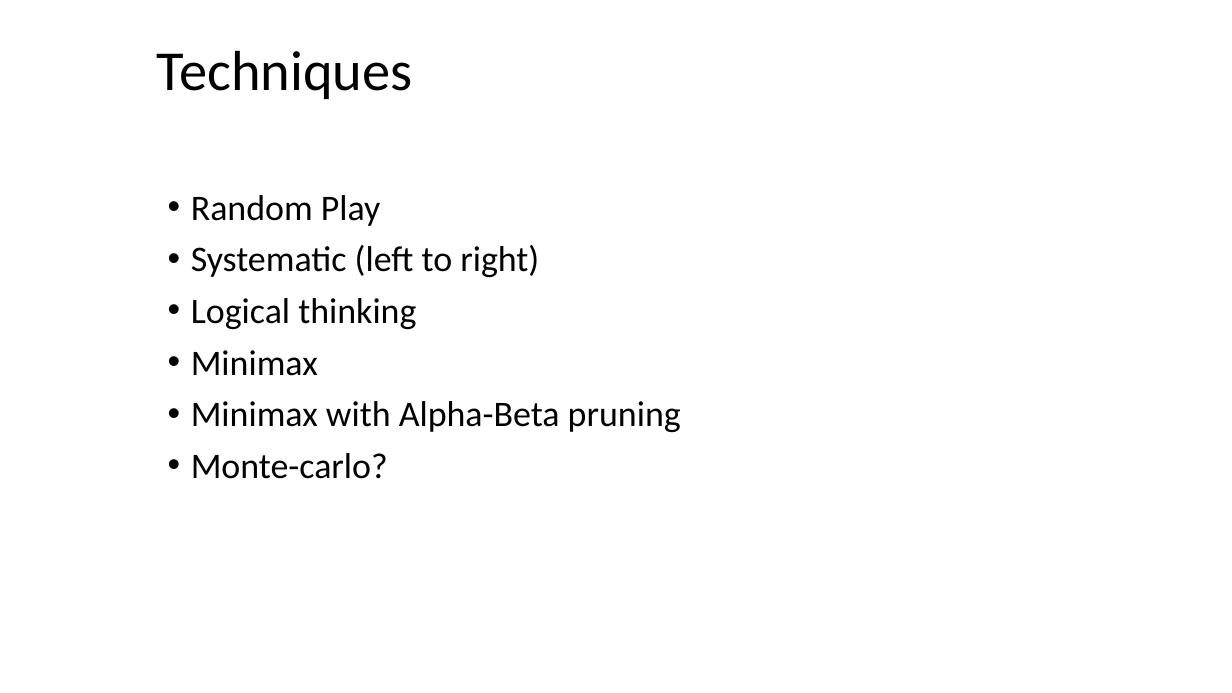
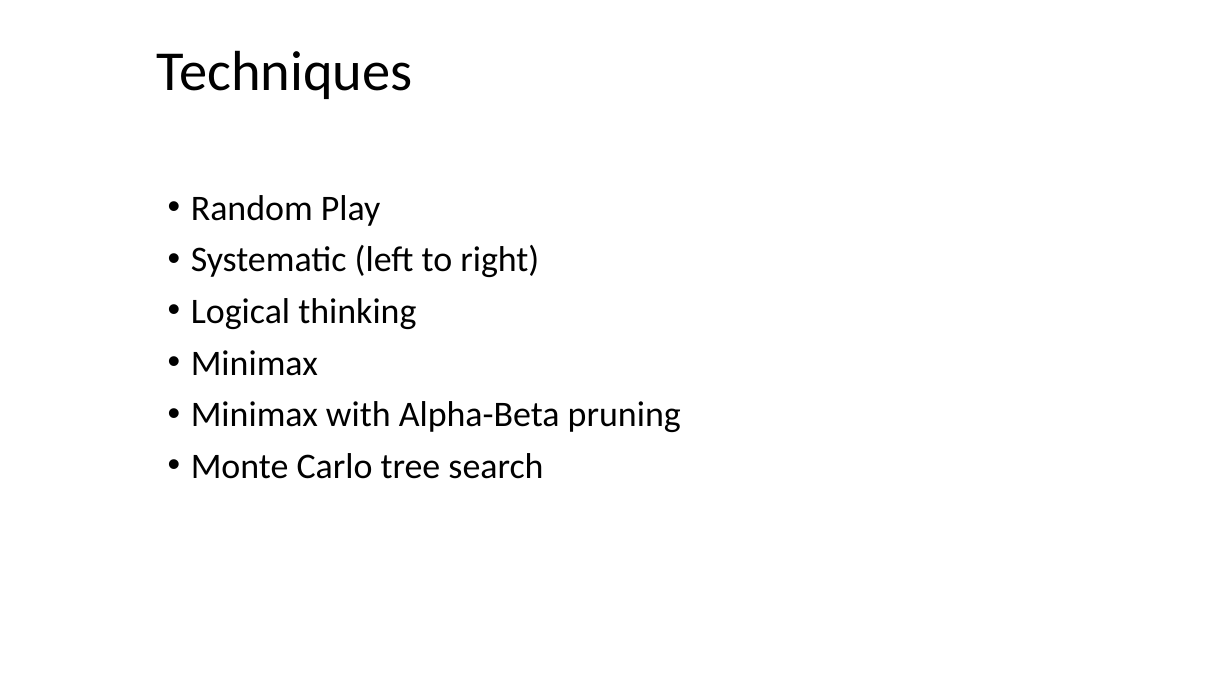
Before and after one commit to YorkCodeDojo/Connect4, a slide deck: slide 12 of Connect4.pptx. Drawn at 1232x693 pixels with LibreOffice and Linux fonts; fonts in the diff are those of the drawing; background and template pictures are left out. Boxes give left, top, right and bottom in pixels: in the first picture for what was removed or moved away, otherwise in the second. Text is boxed around its words. In the diff, an @@ line names an element or a change of style, - is before the commit and + after.

```diff
--- a/Connect4.pptx
+++ b/Connect4.pptx
@@ text at [191, 453, 543, 479]: text changed @@
-• Monte-carlo?
+• Monte Carlo tree search
```
Also in this commit, not shown: 3 other slides changed, 6 other files.
